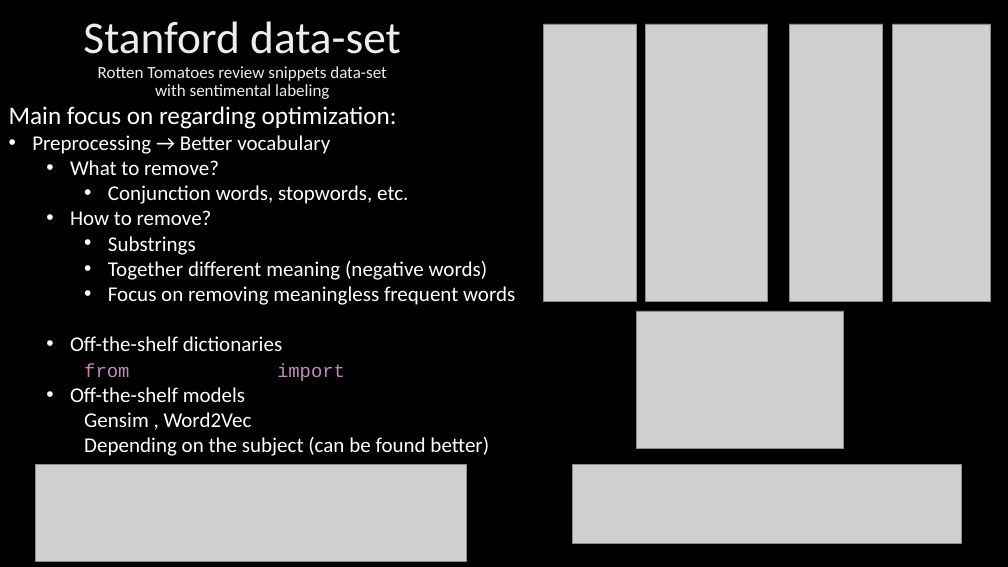
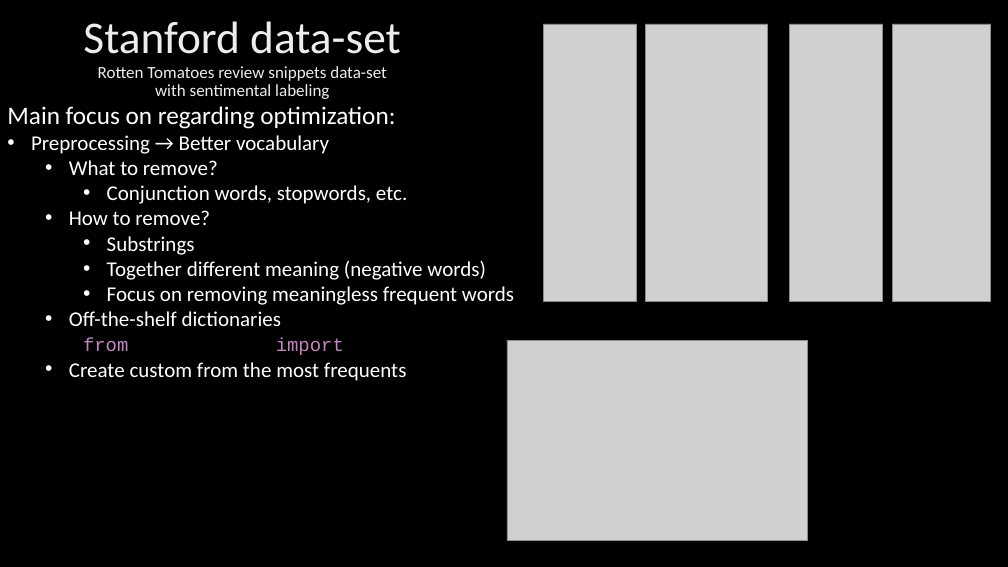
Before and after one commit to Olaybence/Web-Science, a slide deck: slide 3 of Assignment/Presentation/Web Science Assignment.pptx. Drawn at 1008x567 pixels with LibreOffice and Linux fonts; fonts in the diff are those of the drawing; grey boxes stand for pictures; background and template pictures are left out. Boxes give left, top, right and bottom in pixels: in the first picture for what was removed or moved away, otherwise in the second. Text is boxed around its words. In the diff, an @@ line names an element or a change of style, - is before the commit and + after.

```diff
--- a/Assignment/Presentation/Web Science Assignment.pptx
+++ b/Assignment/Presentation/Web Science Assignment.pptx
@@ picture resized from (x1=637, y1=311, x2=844, y2=448) to (x1=507, y1=340, x2=808, y2=540) @@
@@ text at (x1=69, y1=362, x2=407, y2=381): text changed @@
-  • Off-the-shelf models
-    Gensim , Word2Vec
-    Depending on the subject (can be found better)
+  • Create custom from the most frequents
@@ picture removed at (x1=35, y1=464, x2=467, y2=561) @@
@@ picture removed at (x1=572, y1=464, x2=962, y2=543) @@
```
Also in this commit, not shown: 3 other slides changed, 3 other files.
